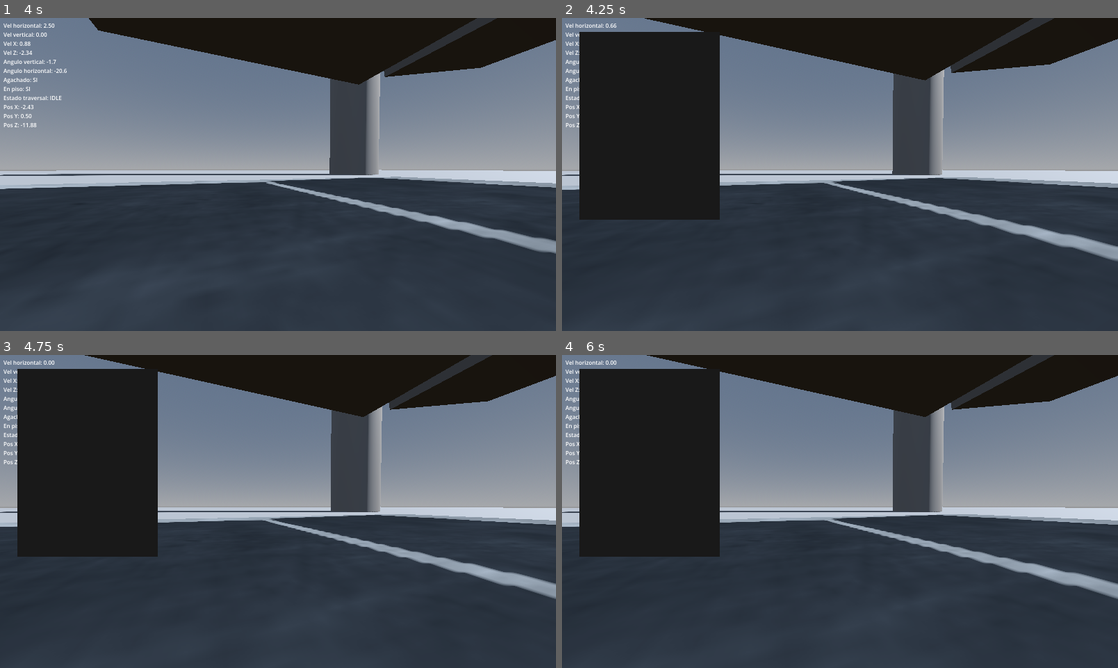
Above: before the commit, frames 1-4 (two rows, left to right).
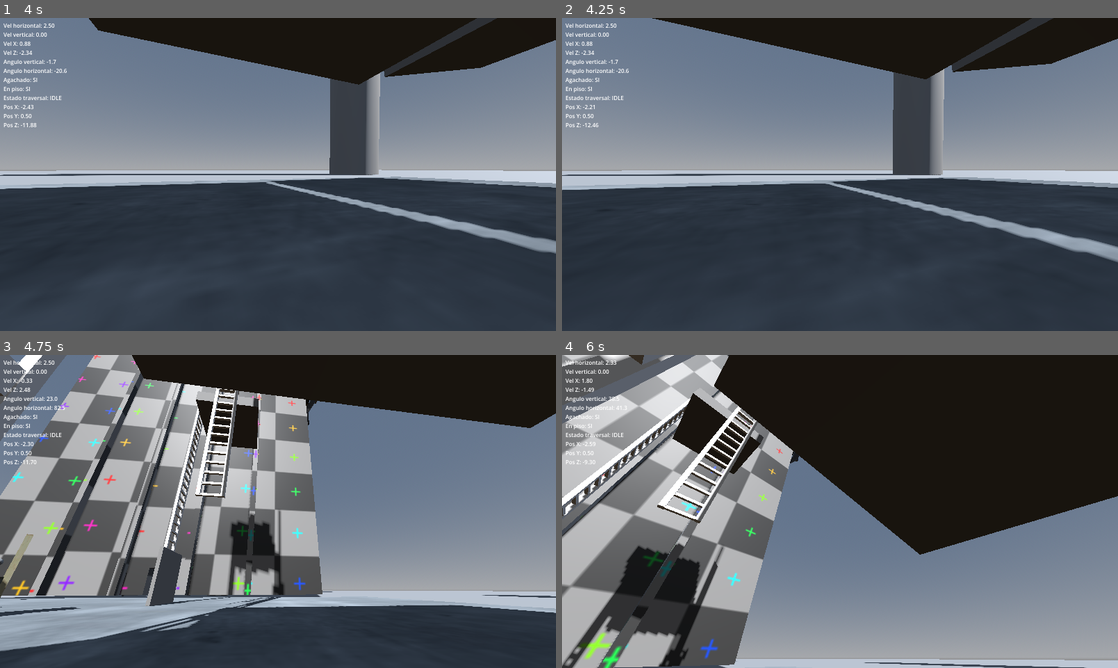
Above: after the commit, the same moments.

Repository: ElVerdulero2001/tun-tun-tun-sahur-el-juego-copia-de-Peripeteia-
Game: Godot game, scene res://levels/movement_test.tscn
Two runs of this game, one before a commit and one after it. Both use one fixed random seed, a clock stepped at 60 frames per second and the inputs below.
Inputs (mouse positions are in pixels of both pictures, inside the frame that each line leads up to):
- Up to frame 1 (4 s): tap Enter (ui_accept) at 0.5 s; move the mouse to (305, 174) at 0.52 s; hold R (rotar_item) 0.53-1.28 s; hold W (move_forward) from 0.53 s (still down); click (305, 174) at 0.67 s; tap Space (jump) at 0.77, 1.52, 3.02, 3.77 s; tap T (tirar_item) at 0.8, 1.35, 2.3, 3.8 s; move the mouse to (250, 174) at 1.27 s; click (250, 174) at 1.42 s; tap R (rotar_item) at 1.55, 3.05 s; move the mouse to (289, 168) at 2.02 s; hold Ctrl (crouch) 2.03-2.78 s; click (289, 168) at 2.17 s; move the mouse to (272, 180) at 2.77 s; tap E (interactuar) at 2.85 s; click (272, 180) at 2.92 s; move the mouse to (316, 177) at 3.52 s; tap C (kick) at 3.6 s; click (316, 177) at 3.67 s
- Up to frame 2 (4.25 s): keep holding W (move_forward); tap Tab (toggle_inventario) at 4.15 s
- Up to frame 3 (4.75 s): move the mouse to (111, 464) at 4.27 s; release W (move_forward) at 4.28 s; hold A (move_left) from 4.28 s (still down); tap R (rotar_item) at 4.35 s; click (111, 464) at 4.42 s; tap Space (jump) at 4.52 s
- Up to frame 4 (6 s): move the mouse to (867, 511) at 5.02 s; release A (move_left) at 5.03 s; hold S (move_back) 5.03-5.78 s; hold Shift (run) 5.03-5.78 s; click (867, 511) at 5.17 s; tap T (tirar_item) at 5.3, 5.85 s; move the mouse to (756, 433) at 5.77 s; hold D (move_right) from 5.78 s (still down); click (756, 433) at 5.92 s

Frame 1 is identical in both runs. In frame 2, 16% of the frame differs, in the area x 0-100%, y 0-78%; in frame 3, 65%; in frame 4, 86%, in the area x 0-100%, y 0-100%.

Commit message:
SUA-1.4 C4-B0: hibernate legacy inventory UI input
Co-Authored-By: Claude Sonnet 5 <noreply@anthropic.com>

Diff:
--- a/scripts/player n entities/inventory/ui_inventario.gd
+++ b/scripts/player n entities/inventory/ui_inventario.gd
@@ -17,6 +17,17 @@
 func _ready():
 	visible = false
 	_construir_grilla()
+
+	# TEMPORAL — migración PlayerV2 / InventoryV2 (SUA-1.4 C4-B0).
+	# UiInventario legacy permanece como Autoload porque Player V1 todavía tiene
+	# referencias (player.gd, tirar_item.gd, inventario.gd leen UiInventario.visible),
+	# pero su procesamiento de input queda HIBERNADO mientras PlayerInventoryUI
+	# reemplaza su función. Con esto el Autoload sigue instanciándose, sigue
+	# accesible como UiInventario y `visible` sigue en false — solo deja de capturar
+	# toggle_inventario / mouse motion / rotar_item / clicks de inventario.
+	# El nodo se elimina definitivamente cuando se retiren sus consumidores V1.
+	# NO borrar _input() ni funcionalidad: es hibernación, no eliminación.
+	set_process_input(false)
 
 func _construir_grilla():
 	var escala = get_viewport().get_visible_rect().size.y / 648.0
